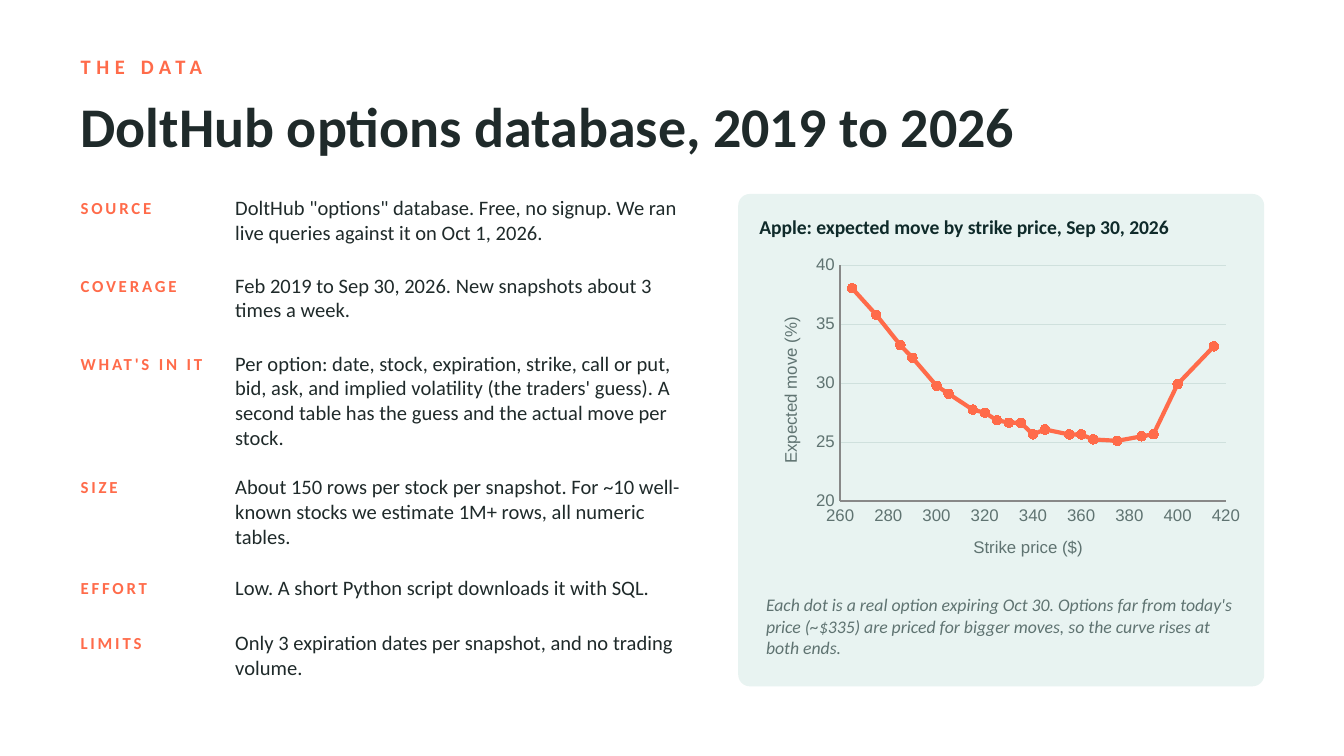
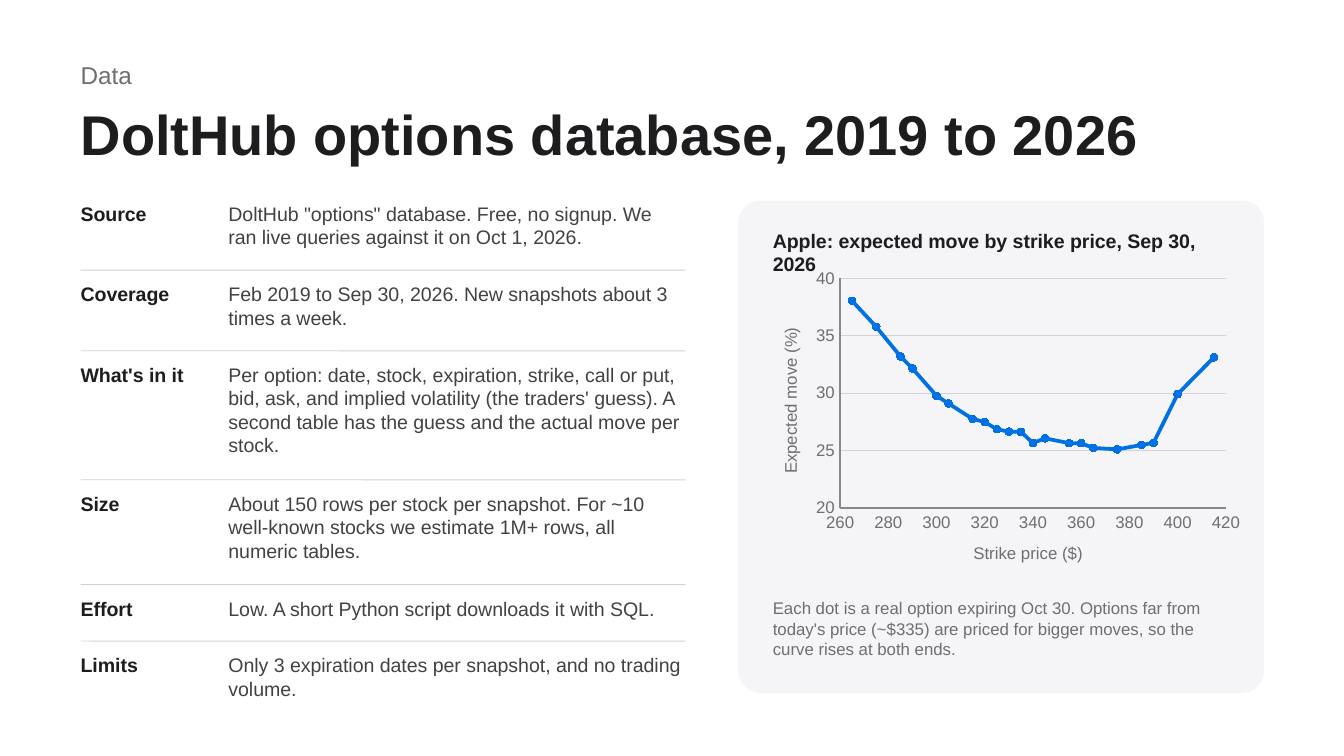
Before and after one commit to Iwas1512/UnDetermined-Data-Modeling, a slide deck: slide 3 of proposal.pptx. Drawn at 1344x756 pixels with LibreOffice and Linux fonts; fonts in the diff are those of the drawing. Boxes give left, top, right and bottom in pixels: in the first picture for what was removed or moved away, otherwise in the second. Text is boxed around its words. In the diff, an @@ line names an element or a change of style, - is before the commit and + after.

```diff
--- a/proposal.pptx
+++ b/proposal.pptx
@@ text at <box>81,67,132,84</box>: text changed; size 11 to 13 pt; font Calibri to Arial; text colour #FF6B4A to #6E6E73; bold off @@
-THE DATA
+Data
@@ text "DoltHub options database, 2019 to ...": place and size @@
-text "DoltHub options database, 2019 to ..." at <box>81,107,1014,156</box>
+text "DoltHub options database, 2019 to ..." at <box>81,114,1138,165</box>
@@ text "DoltHub options database, 2019 to ..." at <box>81,114,1138,165</box>: font Calibri to Arial, text colour #1F2A2A to #1D1D1F @@
@@ text at <box>81,207,147,222</box>: text changed; size 9 to 10.5 pt; font Calibri to Arial; text colour #FF6B4A to #1D1D1F @@
-SOURCE
+Source
@@ text "DoltHub "options" database. Free, no ...": place and size @@
-text "DoltHub "options" database. Free, no ..." at <box>235,200,676,244</box>
+text "DoltHub "options" database. Free, no ..." at <box>228,207,652,248</box>
@@ rounded rectangle: place and size @@
-rounded rectangle at <box>739,195,1263,685</box>
+rounded rectangle at <box>739,202,1263,692</box>
@@ rounded rectangle at <box>739,202,1263,692</box>: fill #E8F3F1 to #F5F5F7; outline #E8F3F1 1 pt to #F5F5F7 1 pt; proportions changed @@
@@ text "Apple: expected move by strike ...": place and size @@
-text "Apple: expected move by strike ..." at <box>759,220,1169,237</box>
+text "Apple: expected move by strike ..." at <box>773,233,1195,271</box>
@@ text "Apple: expected move by strike ..." at <box>773,233,1195,271</box>: font Calibri to Arial, text colour #0F2A2A to #1D1D1F @@
@@ scatter lines chart at <box>753,262,1250,591</box> @@
@@ colour of Series 1 #FF6B4A to #0071E3 @@
@@ category axis changed @@
@@ value axis changed @@
@@ scatter lines chart: place and size @@
-scatter lines chart at <box>753,249,1250,585</box>
+scatter lines chart at <box>753,262,1250,591</box>
@@ text at <box>81,287,170,305</box>: text changed; size 9 to 10.5 pt; font Calibri to Arial; text colour #FF6B4A to #1D1D1F @@
-COVERAGE
+Coverage
@@ line added from (81, 270) to (685, 270), #D2D2D7 0.5 pt @@
@@ text "Feb 2019 to Sep 30, ...": place and size @@
-text "Feb 2019 to Sep 30, ..." at <box>235,278,651,317</box>
+text "Feb 2019 to Sep 30, ..." at <box>228,287,668,325</box>
@@ line added from (81, 351) to (685, 351), #D2D2D7 0.5 pt @@
@@ text at <box>81,367,184,382</box>: text changed; size 9 to 10.5 pt; font Calibri to Arial; text colour #FF6B4A to #1D1D1F @@
-WHAT'S IN IT
+What's in it
@@ text "Per option: date, stock, expiration, ...": place and size @@
-text "Per option: date, stock, expiration, ..." at <box>235,356,671,445</box>
+text "Per option: date, stock, expiration, ..." at <box>228,368,679,452</box>
@@ text at <box>81,496,120,512</box>: text changed; size 9 to 10.5 pt; font Calibri to Arial; text colour #FF6B4A to #1D1D1F @@
-SIZE
+Size
@@ line added from (81, 480) to (685, 480), #D2D2D7 0.5 pt @@
@@ text "About 150 rows per stock ...": place and size @@
-text "About 150 rows per stock ..." at <box>235,479,680,544</box>
+text "About 150 rows per stock ..." at <box>228,497,644,558</box>
@@ line added from (81, 585) to (685, 585), #D2D2D7 0.5 pt @@
@@ text "Low. A short Python script ...": place and size @@
-text "Low. A short Python script ..." at <box>235,580,649,599</box>
+text "Low. A short Python script ..." at <box>228,602,654,620</box>
@@ text "Each dot is a real ...": place and size @@
-text "Each dot is a real ..." at <box>766,598,1232,654</box>
+text "Each dot is a real ..." at <box>773,602,1201,655</box>
@@ text "Each dot is a real ..." at <box>773,602,1201,655</box>: size 9.5 to 9 pt, font Calibri to Arial, text colour #5F7371 to #6E6E73, italic off @@
@@ text at <box>81,602,133,617</box>: text changed; size 9 to 10.5 pt; font Calibri to Arial; text colour #FF6B4A to #1D1D1F @@
-EFFORT
+Effort
@@ text at <box>81,657,138,672</box>: text changed; size 9 to 10.5 pt; font Calibri to Arial; text colour #FF6B4A to #1D1D1F @@
-LIMITS
+Limits
@@ line added from (81, 641) to (685, 641), #D2D2D7 0.5 pt @@
@@ size 11 to 10.5 pt, font Calibri to Arial, text colour #1F2A2A to #424245 in 6 elements at <box>228,207,652,248</box>, <box>228,287,668,325</box>, <box>228,368,679,452</box>, <box>228,497,644,558</box>, <box>228,602,654,620</box>, <box>228,658,681,696</box> @@
@@ text "Only 3 expiration dates per ...": place and size @@
-text "Only 3 expiration dates per ..." at <box>235,635,672,675</box>
+text "Only 3 expiration dates per ..." at <box>228,658,681,696</box>
```
Also in this commit, not shown: 4 other slides changed.
